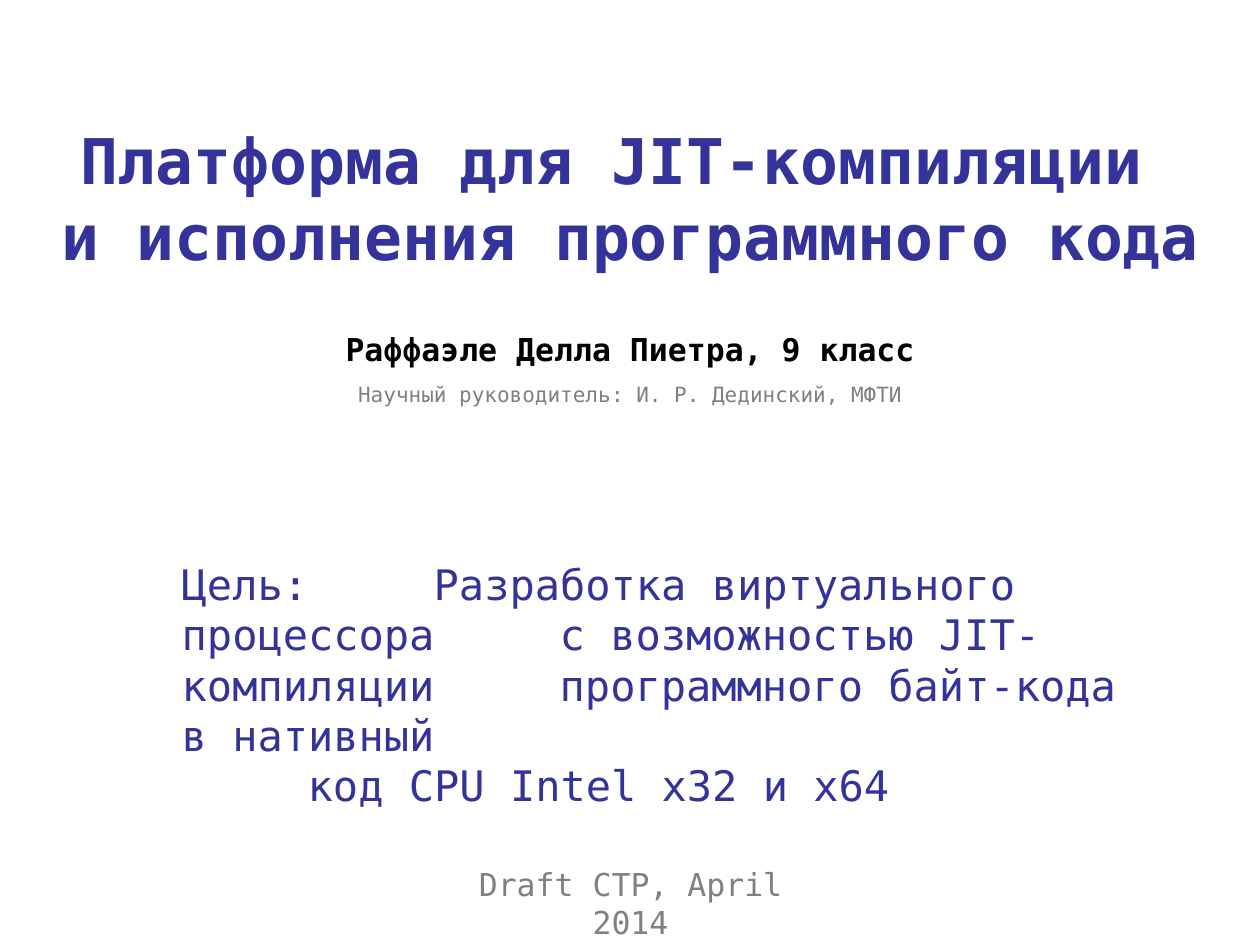
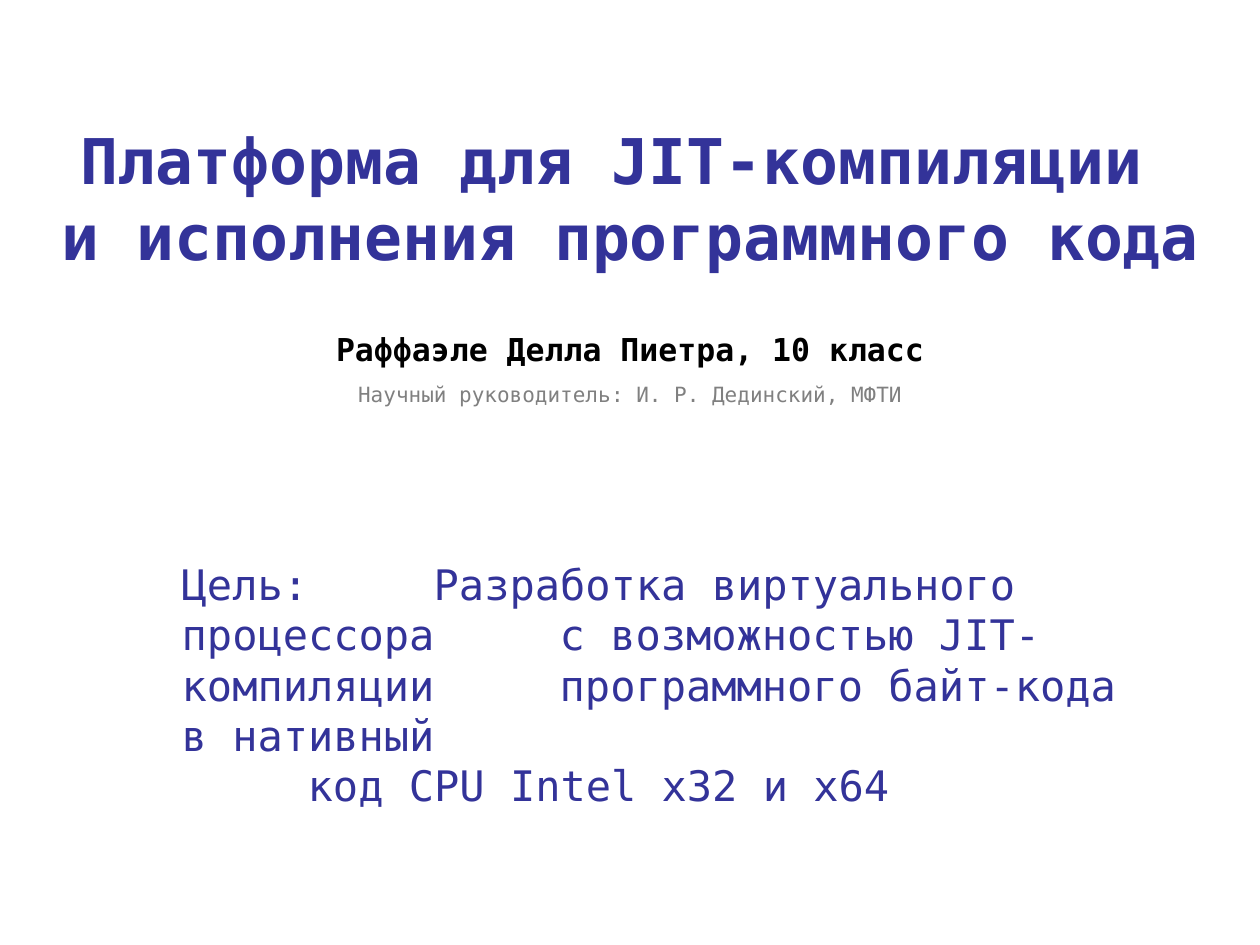
Before and after one commit to rafdp/ScriptCompiler, a slide deck: slide 1 of JIT.ppt. Drawn at 1260x945 pixels with LibreOffice and Linux fonts; fonts in the diff are those of the drawing. Boxes give left, top, right and bottom in pixels: in the first picture for what was removed or moved away, otherwise in the second. Text is boxed around its words. In the diff, an @@ line names an element or a change of style, - is before the commit and + after.

```diff
--- a/JIT.ppt
+++ b/JIT.ppt
@@ text at (336,337,924,368): text changed @@
-Раффаэле Делла Пиетра, 9 класс
+Раффаэле Делла Пиетра, 10 класс
@@ text removed at (479,872,782,935) @@
-Draft CTP, April 2014
```
Also in this commit, not shown: 8 other slides changed, 5 slides added, 3 slides removed.
